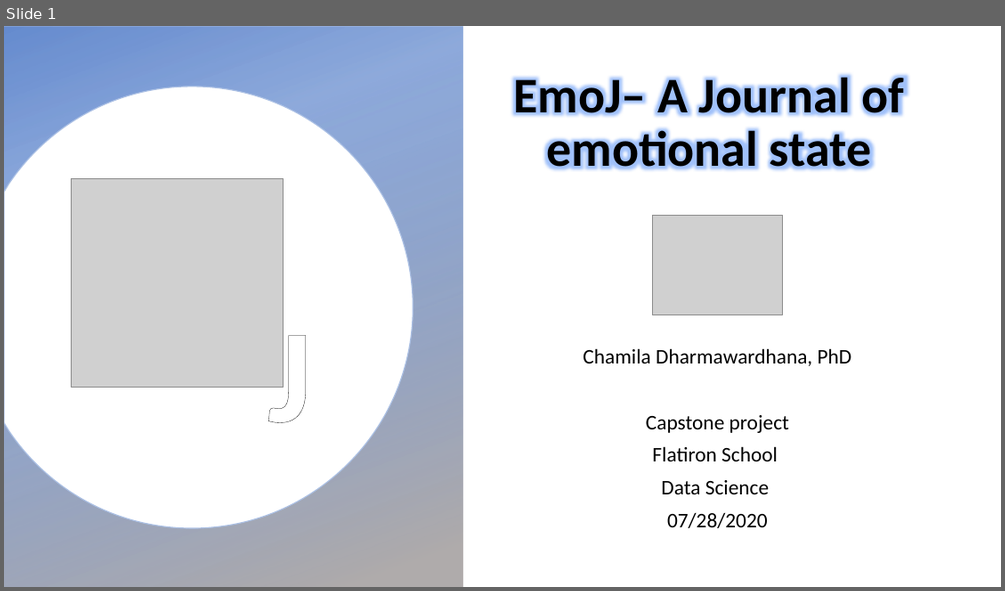
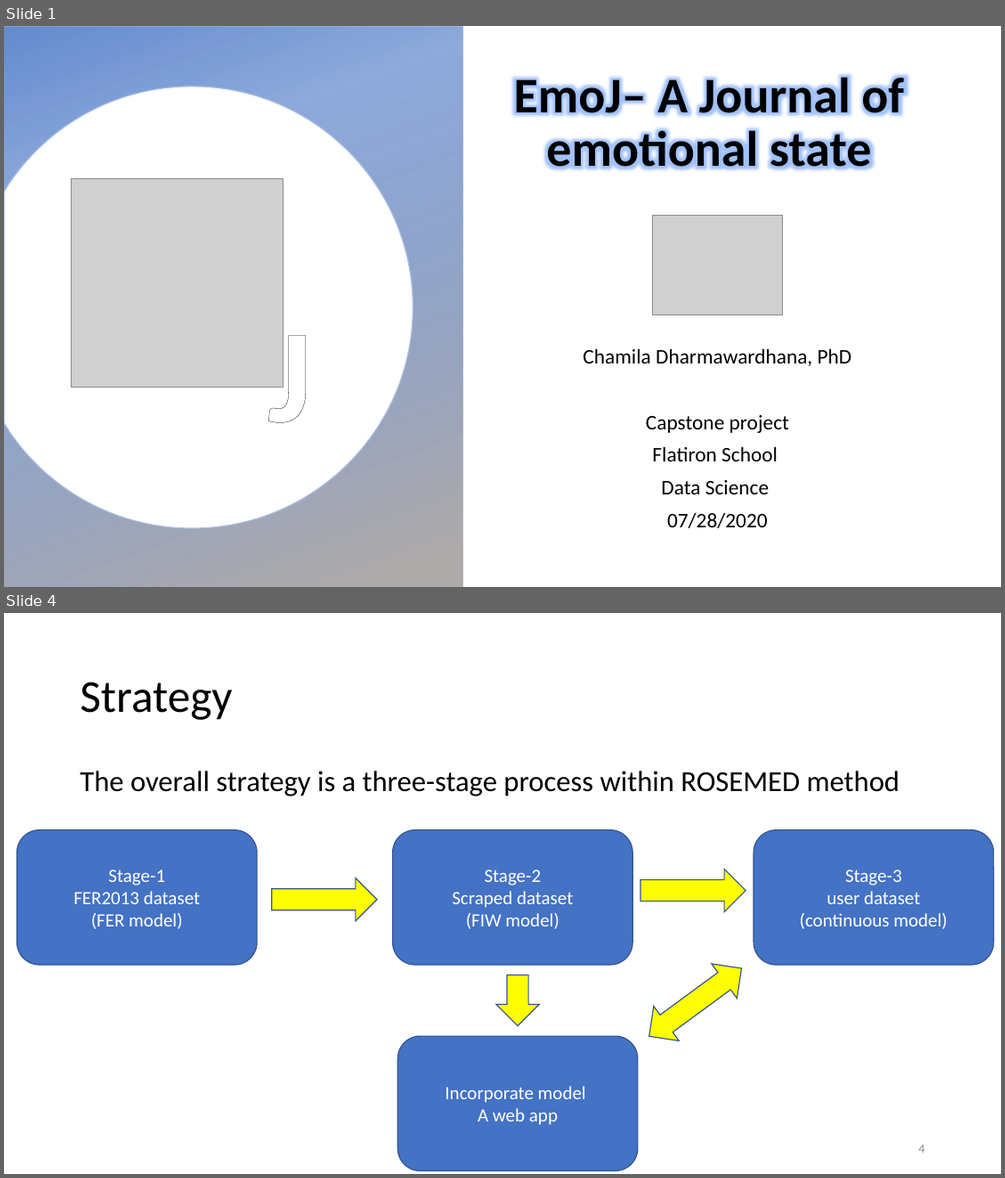
Before and after one commit to GitHub-ccd/emoJ, a slide deck: ppt/MOD_5.pptx. Shown one above the other, each under a label of ours: slide 1 before the commit, slides 1 and 4 after it; the slides between them are not shown. The pictures are 1005x591 and 1005x1178 pixels, drawn with LibreOffice and Linux fonts; fonts in the diff are those of the drawing; grey boxes stand for pictures; background and template pictures are left out. Boxes give left, top, right and bottom in pixels: in the first picture for what was removed or moved away, otherwise in the second. Text is boxed around its words. In the diff, an @@ line names an element or a change of style, - is before the commit and + after.

```diff
--- a/ppt/MOD_5.pptx
+++ b/ppt/MOD_5.pptx
@@ slide 4 added at [4, 613, 1001, 1174], background picture (left out) @@
@@ title added at [80, 682, 232, 720], 44 pt, text #000000 @@
+Strategy
@@ text added at [80, 771, 899, 796], 28 pt, text #000000 @@
+The overall strategy is a three-stage process within ROSEMED method
@@ rounded rectangle added at [16, 830, 257, 965], fill #4472C4, outline #325491 1 pt, 18 pt, text #FFFFFF @@
+Stage-1
+FER2013 dataset
+(FER model)
@@ rounded rectangle added at [393, 830, 633, 965], fill #4472C4, outline #325491 1 pt, 18 pt, text #FFFFFF @@
+Stage-2
+Scraped dataset
+(FIW model)
@@ rounded rectangle added at [753, 830, 994, 965], fill #4472C4, outline #325491 1 pt, 18 pt, text #FFFFFF @@
+Stage-3
+user dataset
+(continuous model)
@@ right arrow added at [272, 877, 377, 920], fill #FFFF00, outline #325491 1 pt @@
@@ right arrow added at [640, 868, 745, 911], fill #FFFF00, outline #325491 1 pt @@
@@ left right arrow added at [637, 951, 754, 1054], fill #FFFF00, outline #325491 1 pt @@
@@ right arrow added at [496, 974, 539, 1025], fill #FFFF00, outline #325491 1 pt @@
@@ rounded rectangle added at [398, 1037, 638, 1171], fill #4472C4, outline #325491 1 pt, 18 pt, text #FFFFFF @@
+Incorporate model
+A web app
@@ page number added at [918, 1144, 924, 1152], 12 pt, text #8C8C8C @@
+4
```
Also in this commit, not shown: 4 slides changed, 1 slide removed, 5 other files.
